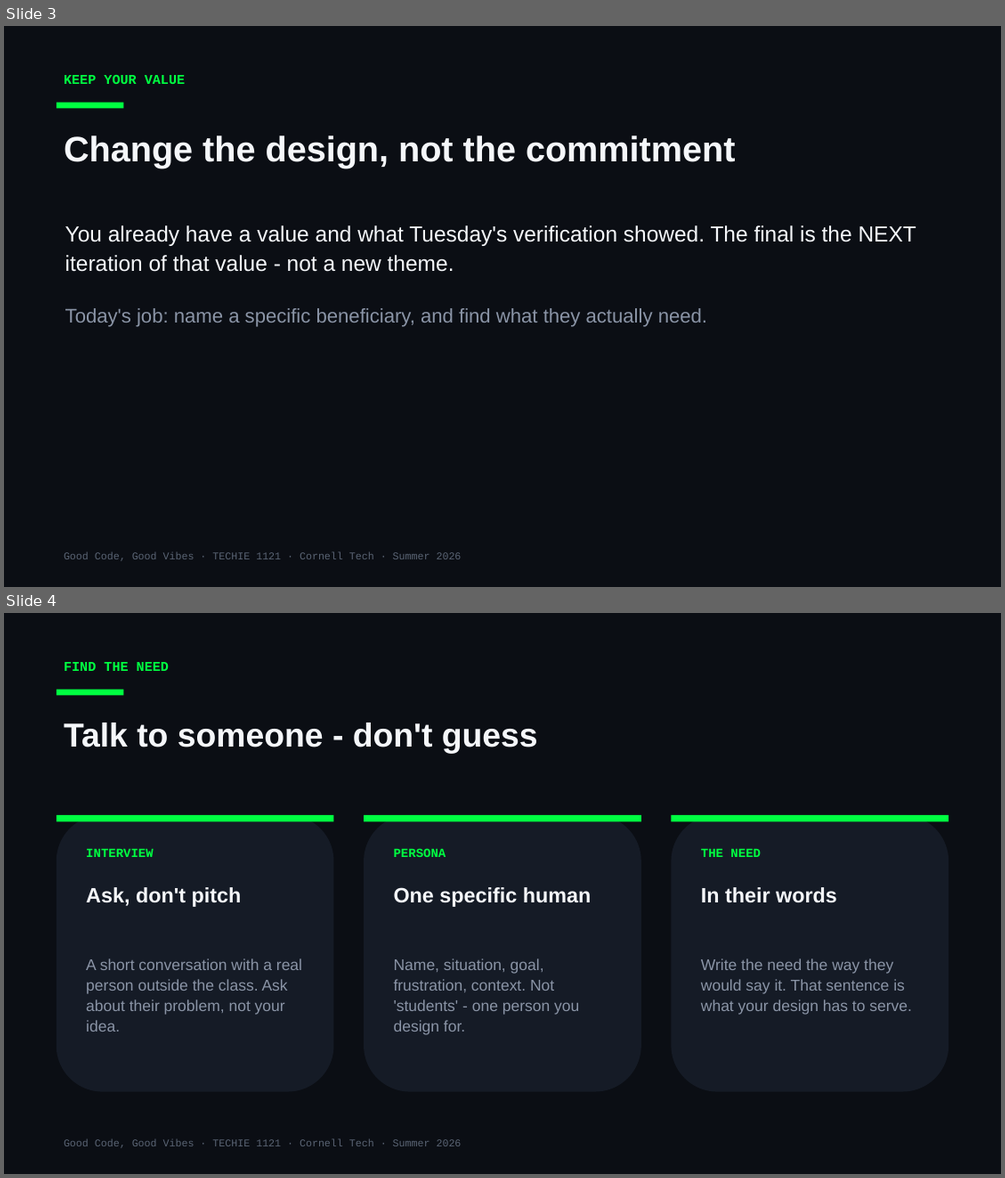
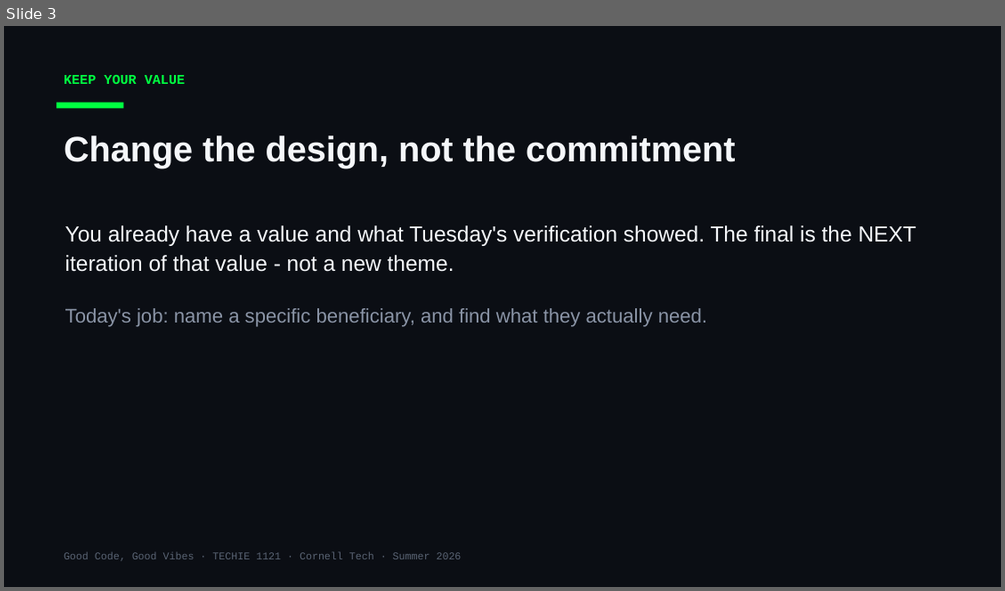
Before and after one commit to Cornell-Tech-Vibe-Coding-Summer-2026/website, a slide deck: slides/Week3-Wed-Working-Day.pptx. Shown one above the other, each under a label of ours: slides 3 and 4 before the commit, slide 3 after it. The pictures are 1005x1178 and 1005x591 pixels, drawn with LibreOffice and Linux fonts; fonts in the diff are those of the drawing. Boxes give left, top, right and bottom in pixels: in the first picture for what was removed or moved away, otherwise in the second. Text is boxed around its words. In the diff, an @@ line names an element or a change of style, - is before the commit and + after.

```diff
--- a/slides/Week3-Wed-Working-Day.pptx
+++ b/slides/Week3-Wed-Working-Day.pptx
@@ slide 4 removed at box(4, 613, 1001, 1174), background #0B0E14 @@
@@ text removed at box(64, 662, 169, 671) @@
-FIND THE NEED
@@ rectangle removed at box(57, 690, 123, 695) @@
@@ text removed at box(64, 722, 538, 754) @@
-Talk to someone - don't guess
@@ rounded rectangle removed at box(57, 815, 334, 1092) @@
@@ rectangle removed at box(57, 815, 334, 821) @@
@@ rounded rectangle removed at box(364, 815, 641, 1092) @@
@@ rectangle removed at box(364, 815, 641, 821) @@
@@ rounded rectangle removed at box(671, 815, 948, 1092) @@
@@ rectangle removed at box(671, 815, 948, 821) @@
@@ text removed at box(86, 848, 154, 857) @@
-INTERVIEW
@@ text removed at box(394, 848, 446, 857) @@
-PERSONA
@@ text removed at box(701, 848, 760, 857) @@
-THE NEED
@@ text removed at box(86, 887, 242, 907) @@
-Ask, don't pitch
@@ text removed at box(394, 887, 591, 907) @@
-One specific human
@@ text removed at box(701, 887, 837, 903) @@
-In their words
@@ text removed at box(86, 958, 302, 1031) @@
-A short conversation with a real person outside the class. Ask about their problem, not your idea.
@@ text removed at box(394, 958, 579, 1035) @@
-Name, situation, goal, frustration, context. Not 'students' - one person you design for.
@@ text removed at box(701, 958, 912, 1014) @@
-Write the need the way they would say it. That sentence is what your design has to serve.
@@ text removed at box(64, 1139, 461, 1148) @@
-Good Code, Good Vibes · TECHIE 1121 · Cornell Tech · Summer 2026
```
Also in this commit, not shown: 7 slides changed, 2 other slides removed, 1 other file.
